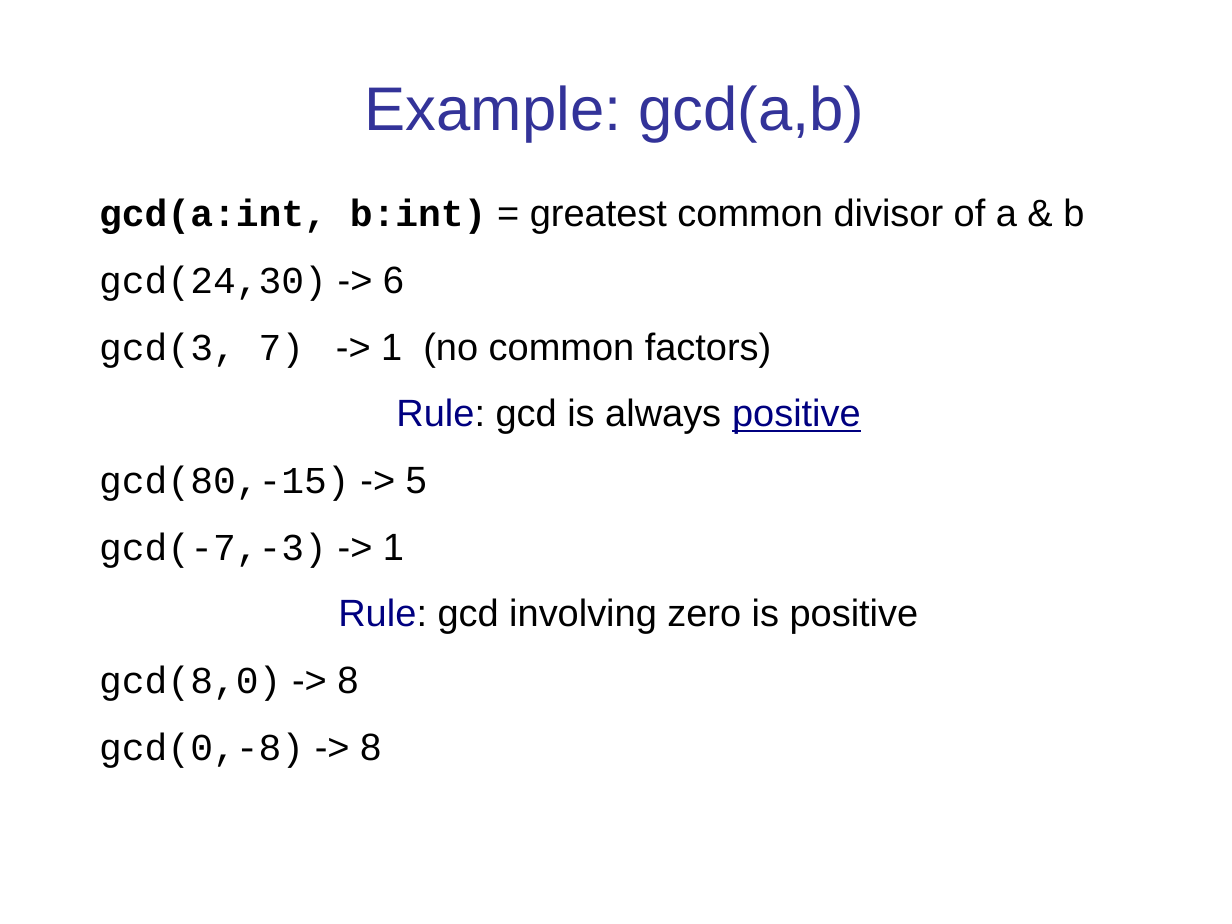
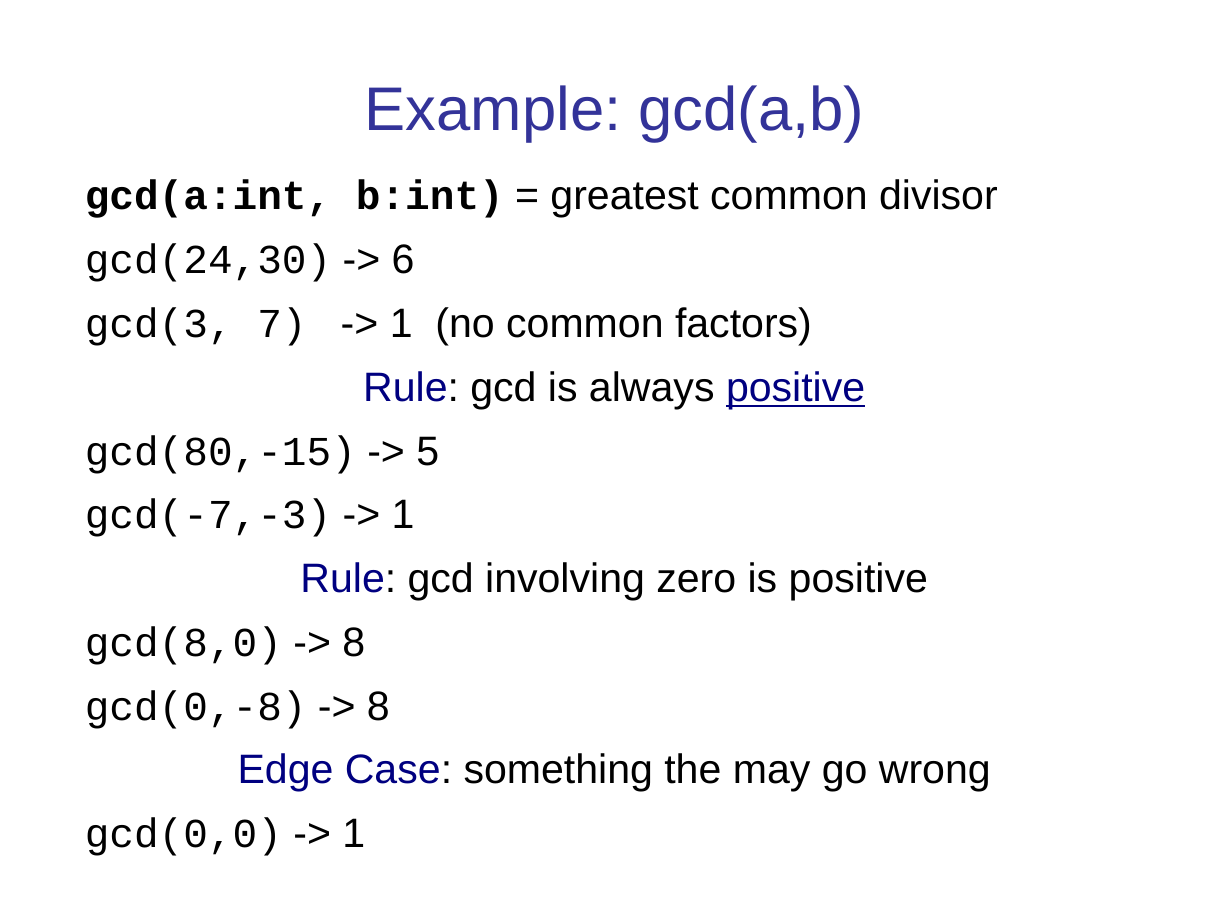
Before and after one commit to cpske/ISP, a slide deck: slide 13 of testing/Intro-to-Unit-Testing.ppt (slide 10 before the commit). Drawn at 1232x924 pixels with LibreOffice and Linux fonts; fonts in the diff are those of the drawing. Boxes give left, top, right and bottom in pixels: in the first picture for what was removed or moved away, otherwise in the second. Text is boxed around its words. In the diff, an @@ line names an element or a change of style, - is before the commit and + after.

```diff
--- a/testing/Intro-to-Unit-Testing.ppt
+++ b/testing/Intro-to-Unit-Testing.ppt
@@ text "gcd(a:int, b:int) = greatest common ...": place and size @@
-text "gcd(a:int, b:int) = greatest common ..." at [99, 198, 1084, 768]
+text "gcd(a:int, b:int) = greatest common ..." at [85, 179, 998, 856]
@@ text at [85, 179, 998, 218]: text changed; size 22.2 to 24 pt @@
-gcd(a:int, b:int) = greatest common divisor of a & b
+gcd(a:int, b:int) = greatest common divisor
@@ text at [85, 244, 928, 729]: size 22.2 to 24 pt in "gcd(24,30) -> 6", "gcd(3, 7) -> 1 (no common factors)", "Rule: gcd is always positive", "gcd(80,-15) -> 5" and 4 more places; less space between paragraphs @@
@@ text at [85, 753, 991, 856]: paragraphs added @@
+Edge Case: something the may go wrong
+gcd(0,0) -> 1
```
Also in this commit, not shown: 8 other slides changed, 8 slides added, 4 slides removed, 6 other files.
